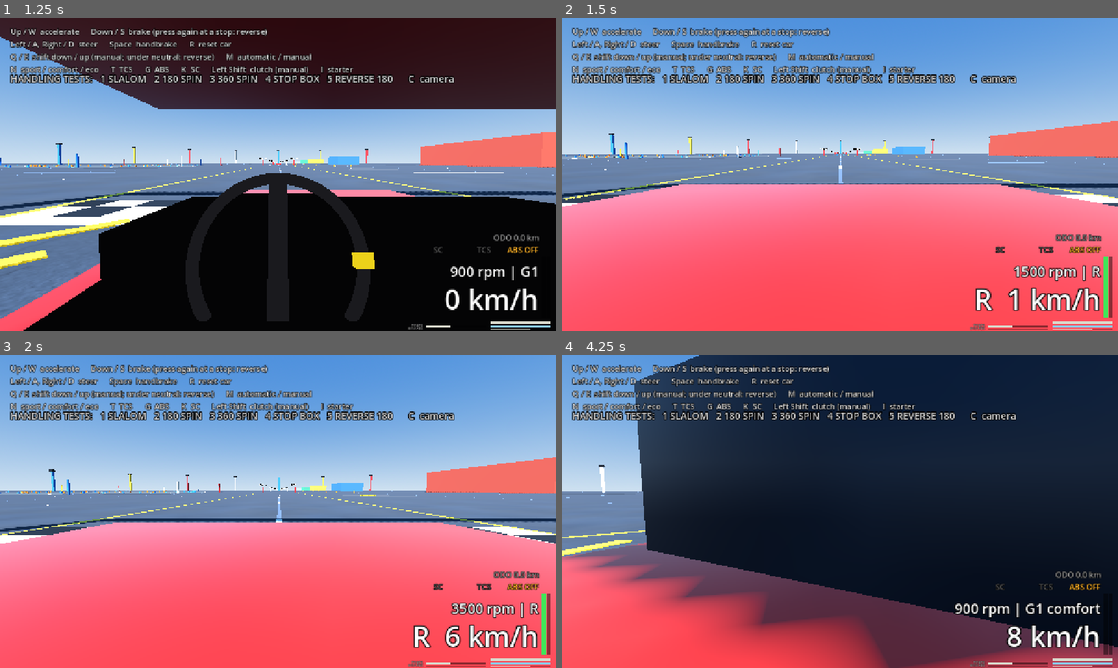
Above: before the commit, frames 1-4 (two rows, left to right).
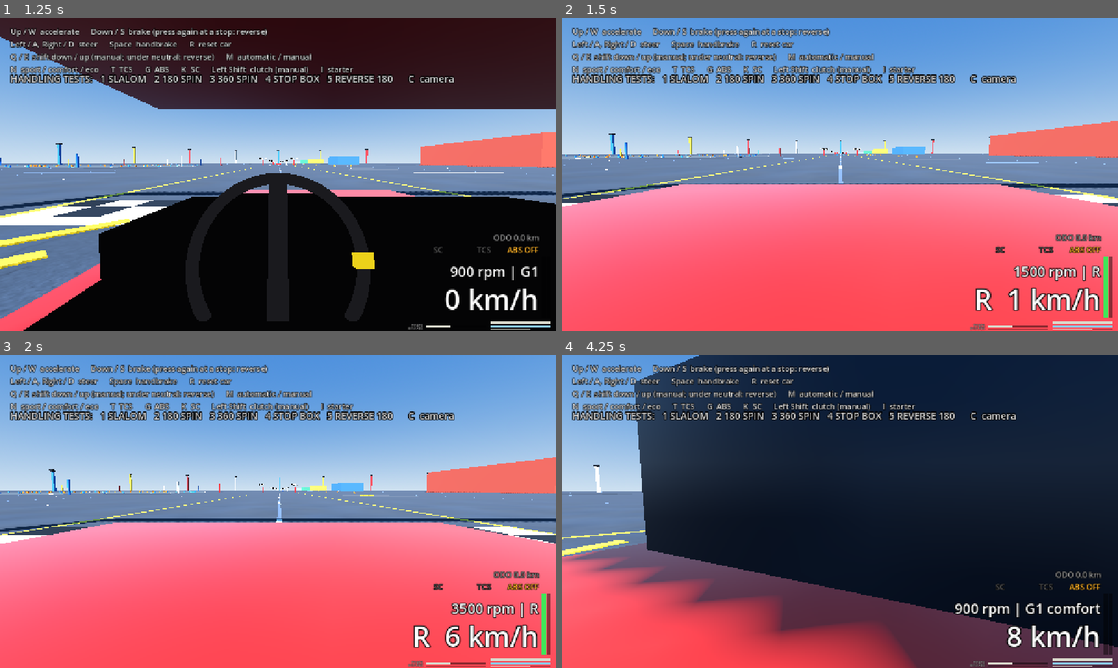
Above: after the commit, the same moments.

Repository: kokosro/factory-driver
Game: Godot game, scene res://scenes/main.tscn
The game is run twice, just before and just after one commit, with the same random seed, the same clock (stepped at 60 frames per second) and the same inputs.
Inputs:
- Up to frame 1 (1.25 s): tap Enter at 0.5 s; hold Right (steer_right) from 0.53 s (still down); tap G (abs_toggle) at 0.6 s
- Up to frame 2 (1.5 s): tap I (starter) at 1.25 s; release Right (steer_right) at 1.28 s; hold Down (brake) from 1.28 s (still down); tap C (camera_cycle) at 1.35 s
- Up to frame 3 (2 s): keep holding Down (brake)
- Up to frame 4 (4.25 s): release Down (brake) at 2.03 s; hold Right (steer_right) 2.03-2.78 s; hold Shift (clutch_pedal) 2.03-2.78 s; hold Up (accelerate) 2.78-3.53 s; tap N (gearbox_mode) at 2.85 s; hold Left (steer_left) from 3.53 s (still down); hold B (look_back) from 3.53 s (still down)

Frame 1 is identical in both runs. In frame 2, 0.1% of the frame differs, in the area x 0-100%, y 36-59%; in frame 3, 0.3%; in frame 4, 4.6%, in the area x 0-100%, y 3-100%.

Commit message:
Car: the power assist curve, the rack's play at centre, the bushings' compliance
The hands have their full speed up to 18 m/s and 0.6 of it from 38 m/s up
(STEERING_ASSIST_FULL_SPEED / _HIGHWAY_SPEED / _HIGHWAY, smoothstep between,
exactly 1.0 below the knee so the certified hands are untouched in town);
0.75 degrees of play at centre that the hands' motion adds up in and is
through once, no standing offset (STEERING_PLAY_DEG, _steering_play_deg);
and the front wheels trail the rack (rack_angle, new) by a first-order lag
of 0.02 .. 0.04 s with the front tyres' sideways load
(STEERING_COMPLIANCE_TAU_MIN / _MAX, _front_lateral_load) and stand on it
exactly within 0.001 rad (STEERING_COMPLIANCE_SNAP). wheel_angle is the
achieved angle now, what the tyres and the drawn wheels use. The five
certified runs move 0.5 % at most: 28.77 / 15.92 / 18.13 / 8.72 / 7.68 ->
28.82 / 15.95 / 18.07 / 8.72 / 7.72 s.

Diff:
--- a/scripts/car.gd
+++ b/scripts/car.gd
@@ -1888,7 +1888,8 @@
 static var STEERING_WHEEL_LOCK_DEG := 450.0
 
 ## How fast the driver's hands turn the steering wheel [degrees per second],
-## towards where the steer input asks for it and back to centre on release:
+## towards where the steer input asks for it and back to centre on release
+## (times the power assist's share at speed, STEERING_ASSIST_FULL_SPEED):
 ## 1300 is a quick pair of hands (900 degrees lock to lock in 0.69 s, centre to
 ## lock in 0.35 s), about what a driver manages catching a slide. The keys are
 ## on / off, the hands are not: a tap is a few degrees of wheel, a held key
@@ -1914,6 +1915,58 @@
 # was a const -> derived, never read: worked out again from the config's
 # numbers when a car reads them (_derive_from_config, the same sum as here).
 static var STEERING_RATIO := STEERING_WHEEL_LOCK_DEG / (MAX_STEER_LOCK * 180.0 / PI)
+
+## Power assist: the share of the driver's hand speed the steering gives at
+## road speed (see _steering_assist). A road car's assist is speed-sensitive:
+## light and quick for parking, heavier the faster the car goes, so the same
+## hands wind lock on more slowly on the motorway than in a car park. Full
+## hand speed (1.0) up to STEERING_ASSIST_FULL_SPEED [m/s], 65 km/h - town
+## speeds, and the raw-steer checks at 30 and 60 km/h certify the hand speed
+## there (tests/smoke_test.gd RAW_STEER_SPEEDS) - easing (smoothstep) to
+## STEERING_ASSIST_HIGHWAY of it at STEERING_ASSIST_HIGHWAY_SPEED [m/s],
+## 137 km/h, and staying there above. Measured: at 25 m/s (the 180's entry)
+## 0.89 of the hand speed, at 35 m/s (the 360's entry) 0.62, at 38 m/s and
+## above 0.6: centre to lock 0.35 s parking, 0.39 s at 25 m/s, 0.58 s at
+## highway speed. Multiplies whatever hand speed the driver in the seat has
+## (steering_hand_speed in DRIVER_PROFILES), on and back to centre alike.
+const STEERING_ASSIST_FULL_SPEED := 18.0
+const STEERING_ASSIST_HIGHWAY_SPEED := 38.0
+const STEERING_ASSIST_HIGHWAY := 0.6
+
+## Play in the rack at centre [degrees of steering wheel]: the hands' motion
+## about dead centre goes into the play before the rack moves. Not a dead
+## zone on the input and no standing offset: the motion that went into the
+## play is kept (_steering_play_deg) and the wheel moves, to where the hands
+## have it, the tick it adds up to more than this, so a slow steady turn
+## still comes (0.3 degrees a tick is through the play on the third tick) and
+## a tap of less than this, back and forth, moves nothing. Zero effect away
+## from centre. Under a tick of any driver's hands - the test driver's
+## 21.7 degrees a tick (1300 degrees a second), the chauffeur's 10.8 - so a
+## held key is through it on its first tick and the certified runs are the
+## same to the bit; the catch-up is at most this at the steering wheel,
+## 0.046 degrees (0.0008 rad) at the front wheels.
+const STEERING_PLAY_DEG := 0.75
+
+## Bushing compliance: the front wheels trail the rack by a first-order lag
+## (see _steering_compliance_tau) whose time constant [s] is
+## STEERING_COMPLIANCE_TAU_MIN with the front tyres unloaded sideways and
+## STEERING_COMPLIANCE_TAU_MAX with them at their lateral grip, linear in
+## between (the tick-old share of the front axle's grip its sideways force
+## used, _front_lateral_load). The steady state is the rack's exactly: within
+## STEERING_COMPLIANCE_SNAP [rad] of it (0.06 degrees at the front wheels,
+## 0.9 at the steering wheel - about the rack's play) the wheels are put on
+## it, so full lock reaches the wheels to the bit and a corner held ends on
+## the same radius as with a rigid rack. Measured: the wheels trail the test
+## driver's hands winding lock on (1.37 rad/s at the front wheels) by 0.018
+## rad (1.0 degree) at a standstill and 0.044 rad (2.5 degrees) at 30 and
+## 60 km/h, the front loading up as the lock goes on, and land on full lock
+## 4 ticks after the rack stops at a standstill, 9 at 30 and 60 km/h, 8 lock
+## to lock under the handbrake; a corner held 2 s from 12 and from 25 m/s
+## ends on the rigid rack's yaw rate to 0.3 % and its sideways acceleration
+## to 0.01 %, the wheels on the rack to the bit.
+const STEERING_COMPLIANCE_TAU_MIN := 0.02
+const STEERING_COMPLIANCE_TAU_MAX := 0.04
+const STEERING_COMPLIANCE_SNAP := 0.001
 
 # --- Slides ------------------------------------------------------------------
 
@@ -2155,6 +2208,9 @@
 # goes on, in keeping with the rest of this driver.
 # With these the five certified runs read 28.77 / 15.83 / 18.28 / 8.72 / 7.68 s
 # against 28.75 / 15.83 / 18.23 / 8.67 / 7.70 on keys that were switches.
+# The steering feel (the power assist, the rack's play, the bushings; see
+# STEERING_ASSIST_FULL_SPEED) moved them from 28.77 / 15.92 / 18.13 / 8.72 /
+# 7.68 at 3781c8a to 28.82 / 15.95 / 18.07 / 8.72 / 7.72 s, 0.5 % at most.
 # was a const -> read from the car's config (driver_profiles, required); the
 # certified value stays here as the fallback default.
 static var DRIVER_PROFILES := {
@@ -2277,18 +2333,37 @@
 
 ## Angle of the driver's steering wheel [degrees], positive = turned left,
 ## within +/- STEERING_WHEEL_LOCK_DEG. A state: the hands turn it towards what
-## the steer input asks for at STEERING_HAND_SPEED. What the cockpit shows.
+## the steer input asks for, and back to centre, at STEERING_HAND_SPEED x the
+## power assist's share (_steering_assist). What the cockpit shows.
 var steering_wheel_deg := 0.0
+
+## The hands' motion about dead centre that has gone into the rack's play
+## [degrees of steering wheel], -STEERING_PLAY_DEG .. +STEERING_PLAY_DEG:
+## adds up while the wheel stands at centre, empties the tick it passes the
+## play (the wheel moves) and whenever the wheel is off centre.
+var _steering_play_deg := 0.0
 
 ## The same as a share of full lock, -1 (full right) .. +1 (full left):
 ## steering_wheel_deg / STEERING_WHEEL_LOCK_DEG.
 var steer := 0.0
 
-## Angle of the front wheels to the car [rad], positive = left: the steering
-## wheel's angle through the rack, steering_wheel_deg / STEERING_RATIO (worked
-## out as steer x MAX_STEER_LOCK, which is the same thing and lands on full
-## lock to the bit). All the steering ever sets.
+## Angle the rack asks of the front wheels [rad], positive = left: the
+## steering wheel's angle through the rack, steering_wheel_deg / STEERING_RATIO
+## (worked out as steer x MAX_STEER_LOCK, which is the same thing and lands on
+## full lock to the bit). All the steering ever sets.
+var rack_angle := 0.0
+
+## Angle of the front wheels to the car [rad], positive = left: rack_angle
+## through the bushings' compliance, trailing it by a first-order lag
+## (STEERING_COMPLIANCE_TAU_MIN .. _MAX) and standing on it exactly once
+## within STEERING_COMPLIANCE_SNAP. What the tyres and the drawn wheels use.
+# was steer x MAX_STEER_LOCK itself, the rack's angle on the wheels the same
+# tick -> the achieved angle; rack_angle is what that was.
 var wheel_angle := 0.0
+
+## Share of the front axle's grip its sideways force used last tick, 0..1:
+## what loads the steering's bushings (_steering_compliance_tau).
+var _front_lateral_load := 0.0
 
 ## Which wheels are driven; starts as DRIVEN_WHEELS. A variable so tests (and
 ## later cars) can compare the layouts on the same chassis.
@@ -3197,16 +3272,36 @@
 #    old signf(forward_speed) only ever picked the side of the leading term).
 	#    The driver's hands turn the steering wheel towards what the input asks
 	#    for (a share of its 450 degrees each way) at the driver's hand speed
-	#    (STEERING_HAND_SPEED for the test driver); the rack turns that into
-	#    front wheel angle.
-	steering_wheel_deg = move_toward(steering_wheel_deg, steer_input * STEERING_WHEEL_LOCK_DEG, driver_profile.steering_hand_speed * delta)
+	#    (STEERING_HAND_SPEED for the test driver) times the power assist's
+	#    share at this road speed (_steering_assist: all of it up to 65 km/h,
+	#    0.6 on the motorway), and back to centre the same way. About
+	#    dead centre the hands' motion goes into the rack's play first
+	#    (STEERING_PLAY_DEG). The rack turns the wheel's angle into the
+	#    front wheel angle it asks for; the bushings let the wheels trail
+	#    that (_steering_compliance_tau), and stand on it exactly once close.
+	var hand_rate: float = driver_profile.steering_hand_speed * _steering_assist(absf(forward_speed))
+	var hands_deg := move_toward(steering_wheel_deg, steer_input * STEERING_WHEEL_LOCK_DEG, hand_rate * delta)
+	if steering_wheel_deg == 0.0 and hands_deg != 0.0:
+		_steering_play_deg += hands_deg
+		if absf(_steering_play_deg) <= STEERING_PLAY_DEG:
+			hands_deg = 0.0
+		else:
+			_steering_play_deg = 0.0
+	elif steering_wheel_deg != 0.0:
+		_steering_play_deg = 0.0
+	steering_wheel_deg = hands_deg
 	steer = steering_wheel_deg / STEERING_WHEEL_LOCK_DEG
 	var front_arm := AXLE_DISTANCE + CG_OFFSET
 	var rear_arm := AXLE_DISTANCE - CG_OFFSET
 	var yaw_inertia := total_mass() * YAW_GYRATION_RADIUS * YAW_GYRATION_RADIUS
 	var front_lateral := cg_lateral_speed - yaw_rate * front_arm
 	var rear_lateral := cg_lateral_speed + yaw_rate * rear_arm
-	wheel_angle = steer * MAX_STEER_LOCK
+	rack_angle = steer * MAX_STEER_LOCK
+	# was wheel_angle = steer * MAX_STEER_LOCK, the rack's angle on the wheels
+	# the same tick -> the wheels trail the rack through the bushings.
+	wheel_angle = rack_angle - (rack_angle - wheel_angle) * exp(-delta / _steering_compliance_tau())
+	if absf(rack_angle - wheel_angle) < STEERING_COMPLIANCE_SNAP:
+		wheel_angle = rack_angle
 	var front_across := front_lateral * cos(wheel_angle) + forward_speed * sin(wheel_angle)
 	var front_along := forward_speed * cos(wheel_angle) - front_lateral * sin(wheel_angle)
 	front_slip_angle = atan2(front_across, maxf(absf(front_along), SLIP_ANGLE_MIN_SPEED))
@@ -3254,6 +3349,9 @@
 	# brake with the wheels turned.
 	var front_force := _limit_to_stick(front_tyre.y, front_across, front_arm, yaw_inertia, delta)
 	var rear_force := _limit_to_stick(rear_tyre.y, rear_lateral, rear_arm, yaw_inertia, delta)
+	# What loads the steering's bushings next tick: the front axle's sideways
+	# force as a share of its grip (a NaN or an unloaded axle count as none).
+	_front_lateral_load = clampf(absf(front_force) / maxf(front_grip, 1.0), 0.0, 1.0) if is_finite(front_force) and is_finite(front_grip) else 0.0
 	var front_drive := front_tyre.x
 	if front_drive * front_along < 0.0:
 		front_drive = _limit_to_stick(front_drive, front_along, front_arm * sin(wheel_angle), yaw_inertia, delta)
@@ -3413,6 +3511,7 @@
 	yaw_rate = 0.0
 	slide_yaw_rate = 0.0
 	steering_wheel_deg = 0.0
+	_steering_play_deg = 0.0
 	steer = 0.0
 	_handbrake_amount = 0.0
 	_rear_lock_recovery = 0.0
@@ -3469,7 +3568,9 @@
 	rear_slip_ratio = 0.0
 	front_omega = 0.0
 	rear_omega = 0.0
+	rack_angle = 0.0
 	wheel_angle = 0.0
+	_front_lateral_load = 0.0
 	longitudinal_accel = 0.0
 	lateral_accel = 0.0
 	_settle_suspension(target.origin.y)
@@ -4806,12 +4907,34 @@
 	return lerpf(SLIDE_YAW_DAMPING, SPIN_YAW_DAMPING, spin)
 
 
+## Power assist's share of the driver's hand speed at `road_speed` [m/s], 1
+## up to STEERING_ASSIST_FULL_SPEED easing to STEERING_ASSIST_HIGHWAY at
+## STEERING_ASSIST_HIGHWAY_SPEED and above. Exactly 1.0 below the knee
+## (smoothstep is 0 there), so the hands are their certified selves in town,
+## and exactly STEERING_ASSIST_HIGHWAY from the motorway speed up. A NaN
+## speed is the full hand speed.
+func _steering_assist(road_speed: float) -> float:
+	if is_nan(road_speed):
+		return 1.0
+	if road_speed >= STEERING_ASSIST_HIGHWAY_SPEED:
+		return STEERING_ASSIST_HIGHWAY
+	return lerpf(1.0, STEERING_ASSIST_HIGHWAY, smoothstep(STEERING_ASSIST_FULL_SPEED, STEERING_ASSIST_HIGHWAY_SPEED, road_speed))
+
+
+## Time constant of the front wheels trailing the rack [s]:
+## STEERING_COMPLIANCE_TAU_MIN with the front tyres pushing nothing sideways,
+## STEERING_COMPLIANCE_TAU_MAX at their grip (_front_lateral_load).
+func _steering_compliance_tau() -> float:
+	return lerpf(STEERING_COMPLIANCE_TAU_MIN, STEERING_COMPLIANCE_TAU_MAX, _front_lateral_load)
+
+
 # Was _slide_feed() and _steering_lock() here -> removed with raw steering. The
 # first took lock held into a slide off the front wheels and let them trail
 # into line with the way the front travelled; the second set full lock a
 # tyre's peak slip past that travel angle, so it moved with the car. Both
-# turned the wheels without the driver. wheel_angle is steer * MAX_STEER_LOCK
-# (see step 3 of _physics_process); there is nothing to compute any more.
+# turned the wheels without the driver. rack_angle is steer * MAX_STEER_LOCK
+# and wheel_angle trails it through the bushings alone (see step 3 of
+# _physics_process); nothing turns the wheels but the driver's rack.
 
 
 ## What shows: wheel spin, front wheel steering, the wheels on the road and the
